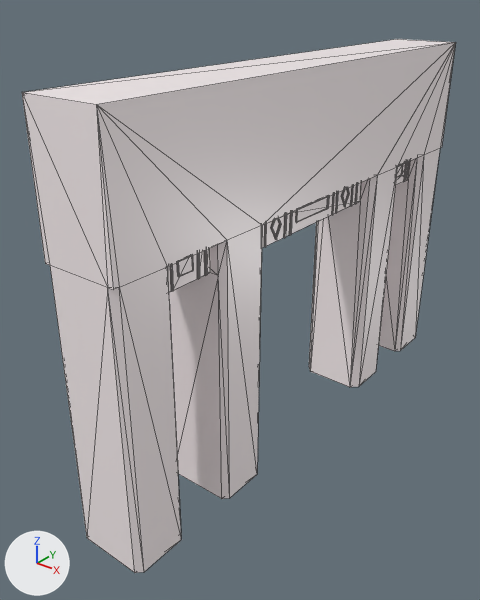
A saved change to the COLLADA model arch.dae.
Both versions are drawn from a camera (50 mm lens) standing at (0.554, -0.885, 0.749) and looking at (-0.084, -0.087, 0.254). Lighting does not change. The marker at lower left points along +X, +Y and +Z. Mesh edges are drawn as thin lines. Where no turn or scale is listed for an object, it has been applied to the vertices.

Names of what the first picture shows: 'Arch'.
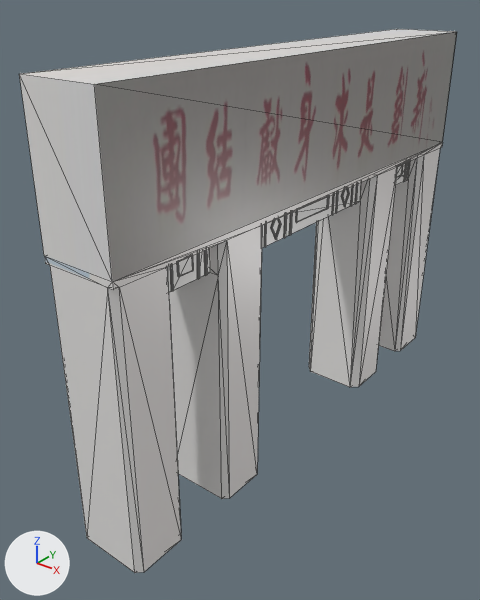
The edits, one by one:
Picture 'chartlet.jpg' (img_chartlet_jpg) is new.
In material 'Material' (mat_material), base_color is no longer (1.0, 0.916, 0.927), white #fff5f7.
In material 'Material' (mat_material), texture is now set to img_chartlet_jpg.
me_cube is used by ob_arch; location (0.0, 0.0, 0.0).
me_cube had 611 vertices, 845 faces and spanned x -0.098..0.025, y -0.449..0.438, z -0.005..0.637.
me_cube now has 615 vertices, 853 faces and spans x -0.098..0.025, y -0.449..0.438, z -0.005..0.656.
Part 1, on me_cube:
2 faces are deleted.
4 vertices in x -0.098..0.025, y -0.449..0.438, z 0.637 move by (0.0, 0.0, -0.191).
4 vertices are added at (-0.098, -0.449, 0.656), (-0.098, 0.438, 0.656), (0.025, -0.449, 0.656), (0.025, 0.438, 0.656).
10 new faces join them.

Where the change shows, as pixel boxes [x1, y1, x2, y2] in the pictures (480 x 600 px):
'Arch', surface changed, reshaped: before [22, 39, 456, 573]; after [19, 29, 457, 573]
part 1 of me_cube, built on: before [22, 39, 456, 290]; after [19, 29, 457, 290]
